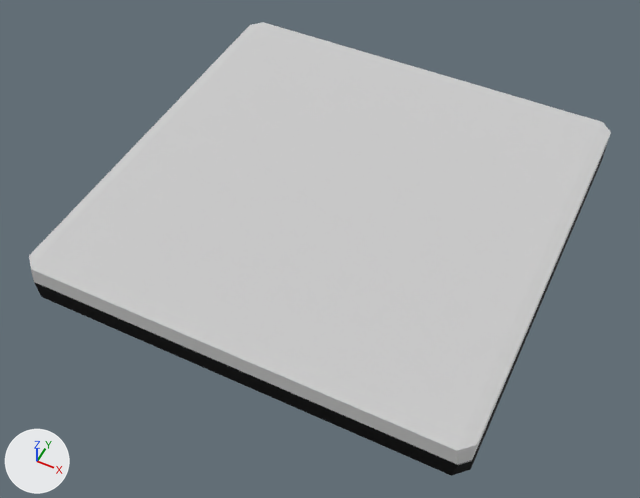
The glTF model public/assets/models/Tile.glb, before and after one commit.
Both versions are drawn from a 50 mm lens placed at (0.608, -1.314, 1.463), pointed at (-0.004, -0.089, -0.069). Arrows for +X, +Y and +Z are at lower left; the lights stay in place. Vertices at the same position are counted once.

The first picture shows 'Tile'.
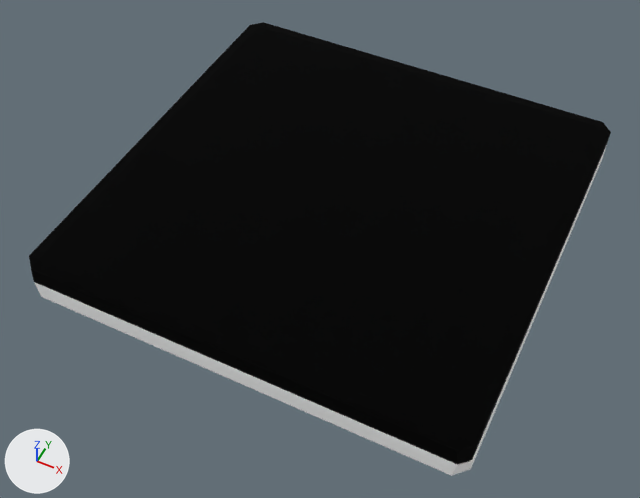
Boxes (x1, y1, x2, y2) around the edits, measured in the pictures (640 x 498 px):
part 1 of me_tile, recoloured (black to grey)
    both: (33, 145, 607, 476)
part 2 of me_tile, recoloured (grey to black)
    both: (29, 22, 611, 465)

What the commit changed:
Picture 'Tile' (img_tile) is new.
Material 'Tile' (mat_tile) is new.
Its texture is img_tile.
Its metallic is 0.8.
Its roughness is 1.0.
me_tile has 40 vertices, 60 faces and spans x -0.502..0.502, y -0.502..0.502, z -0.05..0.05.
me_tile is used by ob_tile; location (0.0, 0.0, 0.0).
me_tile part 1: all 30 faces that had it switch from mat_black_tile (picture img_tile_map) to mat_tile (picture img_tile).
me_tile part 2: all 30 faces that had it switch from mat_white_tile (white #e7e7e7) to mat_tile (picture img_tile).
